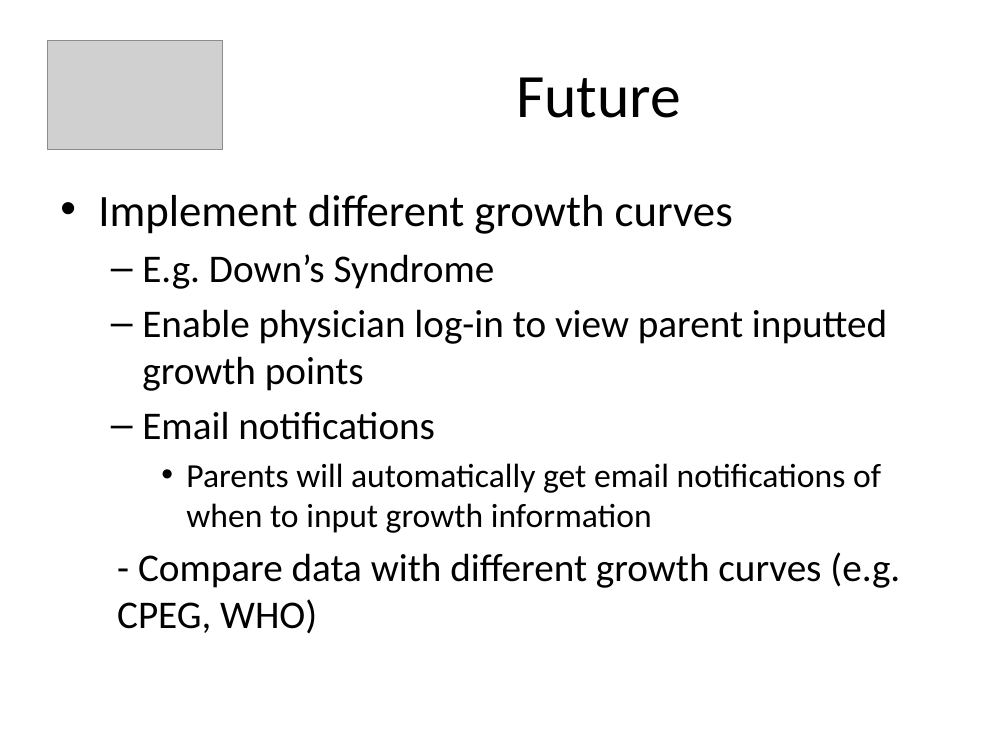
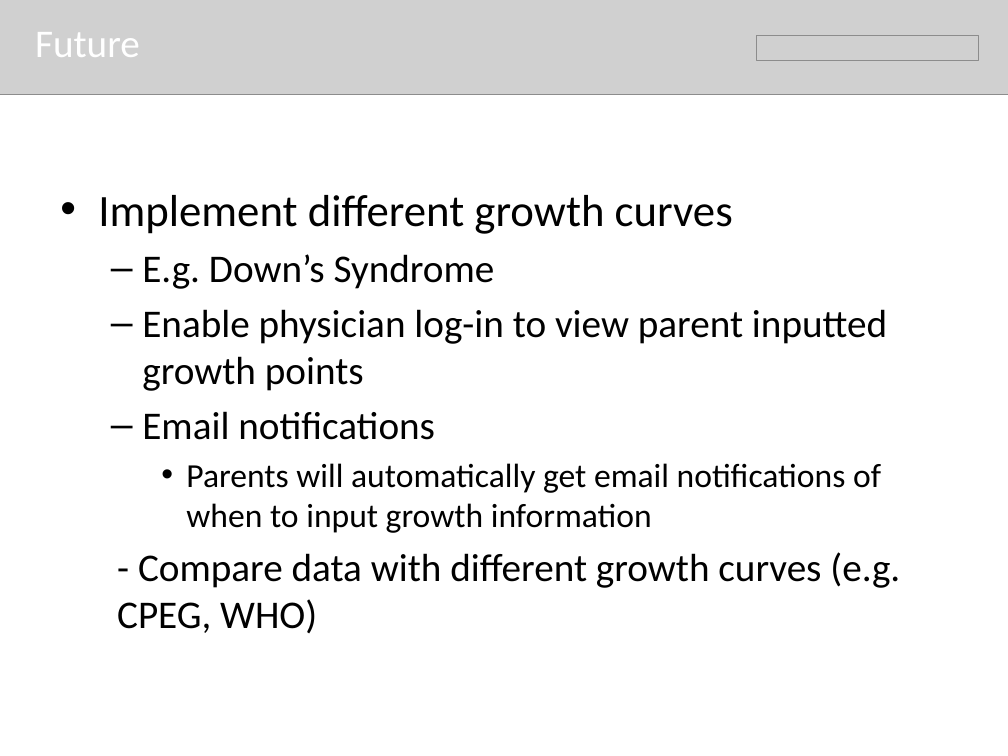
Before and after one commit to amanji/growthplot, a slide deck: slide 12 of PowerPoint Presentation/GrowthPlot_Presentation.pptx. Drawn at 1008x756 pixels with LibreOffice and Linux fonts; fonts in the diff are those of the drawing; grey boxes stand for pictures. Boxes give left, top, right and bottom in pixels: in the first picture for what was removed or moved away, otherwise in the second. Text is boxed around its words. In the diff, an @@ line names an element or a change of style, - is before the commit and + after.

```diff
--- a/PowerPoint Presentation/GrowthPlot_Presentation.pptx
+++ b/PowerPoint Presentation/GrowthPlot_Presentation.pptx
@@ picture added at [0, 0, 1008, 95] @@
@@ text "Future": place and size @@
-text "Future" at [516, 77, 681, 118]
+text "Future" at [35, 32, 140, 57]
@@ text "Future" at [35, 32, 140, 57]: size 44 to 28 pt, text colour #000000 to #FFFFFF; alignment centre to left @@
@@ picture removed at [47, 40, 222, 149] @@
@@ picture added at [757, 35, 979, 59] @@
```
Also in this commit, not shown: 11 other slides changed, 1 slide added, 1 slide removed, 1 other file.
